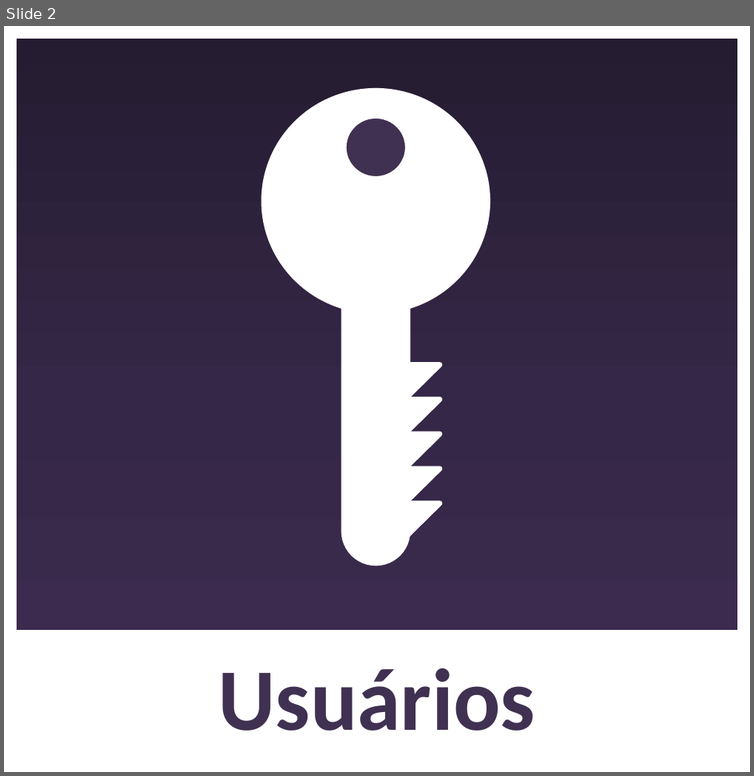
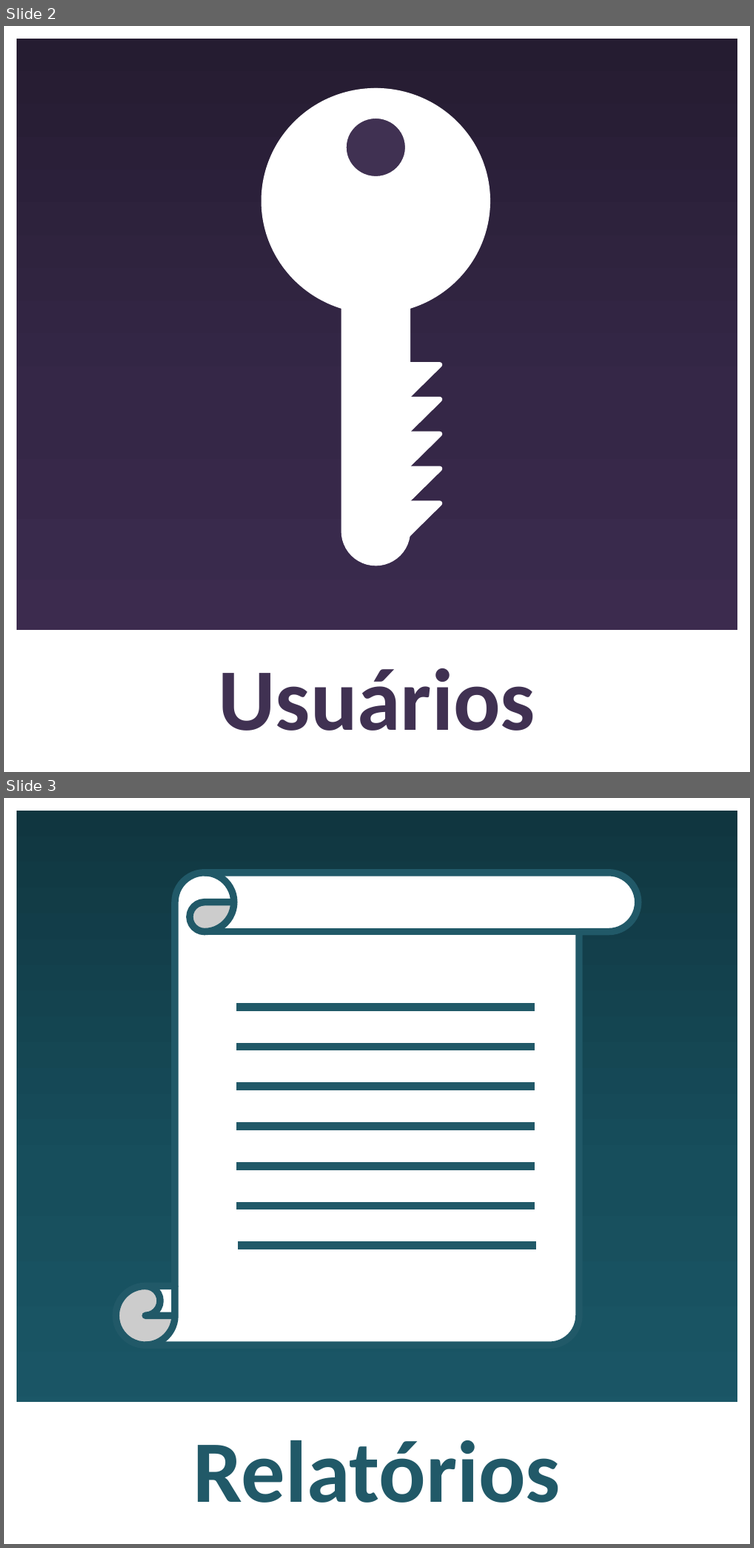
Before and after one commit to solkam/TremnCRM-docs, a slide deck: UI/Icons TremnCRM.pptx. Shown one above the other, each under a label of ours: slide 2 before the commit, slides 2 and 3 after it. The pictures are 754x776 and 754x1548 pixels, drawn with LibreOffice and Linux fonts; fonts in the diff are those of the drawing. Boxes give left, top, right and bottom in pixels: in the first picture for what was removed or moved away, otherwise in the second. Text is boxed around its words. In the diff, an @@ line names an element or a change of style, - is before the commit and + after.

```diff
--- a/UI/Icons TremnCRM.pptx
+++ b/UI/Icons TremnCRM.pptx
@@ slide 3 added at [4, 798, 750, 1544], background #FFFFFF @@
@@ rounded rectangle added at [17, 811, 738, 1532], fill gradient #103641 to #174D5C to #1C5C6D @@
@@ vertical scroll added at [116, 873, 638, 1345], fill #FFFFFF, outline #215968 8 pt @@
@@ line added from (236, 1007) to (535, 1007), #215968 9 pt @@
@@ line added from (236, 1047) to (535, 1047), #215968 9 pt @@
@@ line added from (236, 1087) to (535, 1087), #215968 9 pt @@
@@ line added from (236, 1127) to (535, 1127), #215968 9 pt @@
@@ line added from (236, 1167) to (535, 1167), #215968 9 pt @@
@@ line added from (236, 1206) to (535, 1206), #215968 9 pt @@
@@ line added from (238, 1246) to (537, 1246), #215968 9 pt @@
@@ rectangle added at [17, 1405, 738, 1529], fill #FFFFFF, outline #FFFFFF 6 pt, 100 pt, text #215968, bold @@
+Relatórios
```
Also in this commit, not shown: 1 other slide added, 4 other files.
